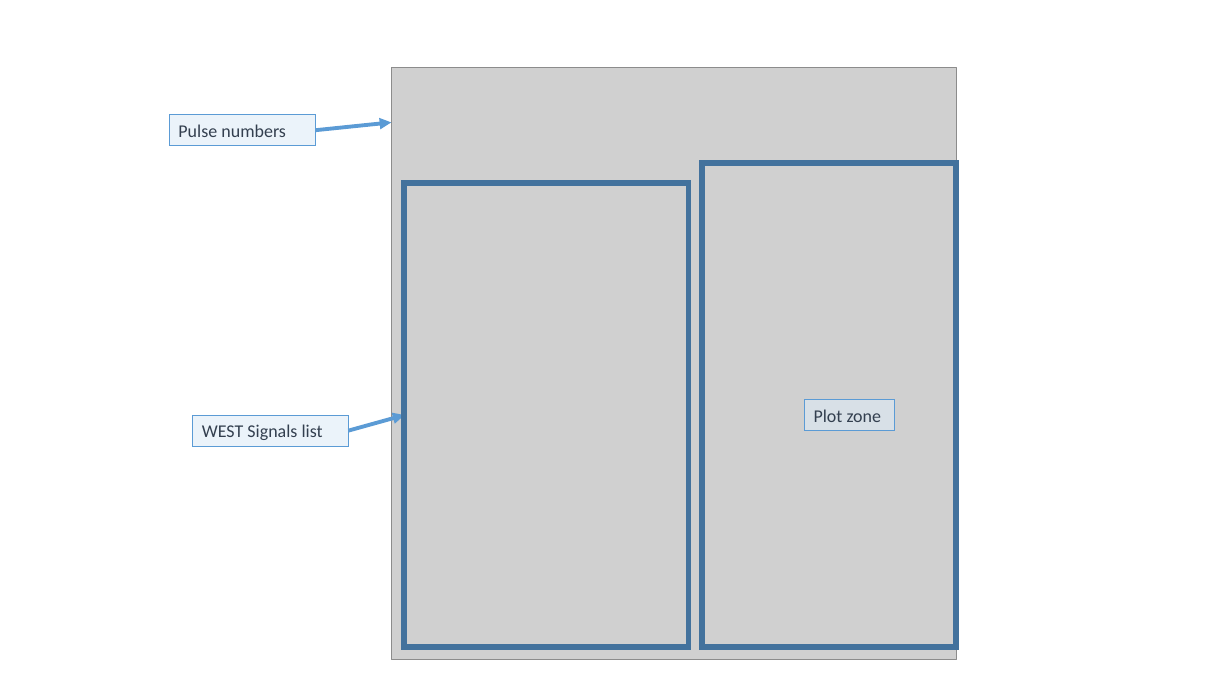
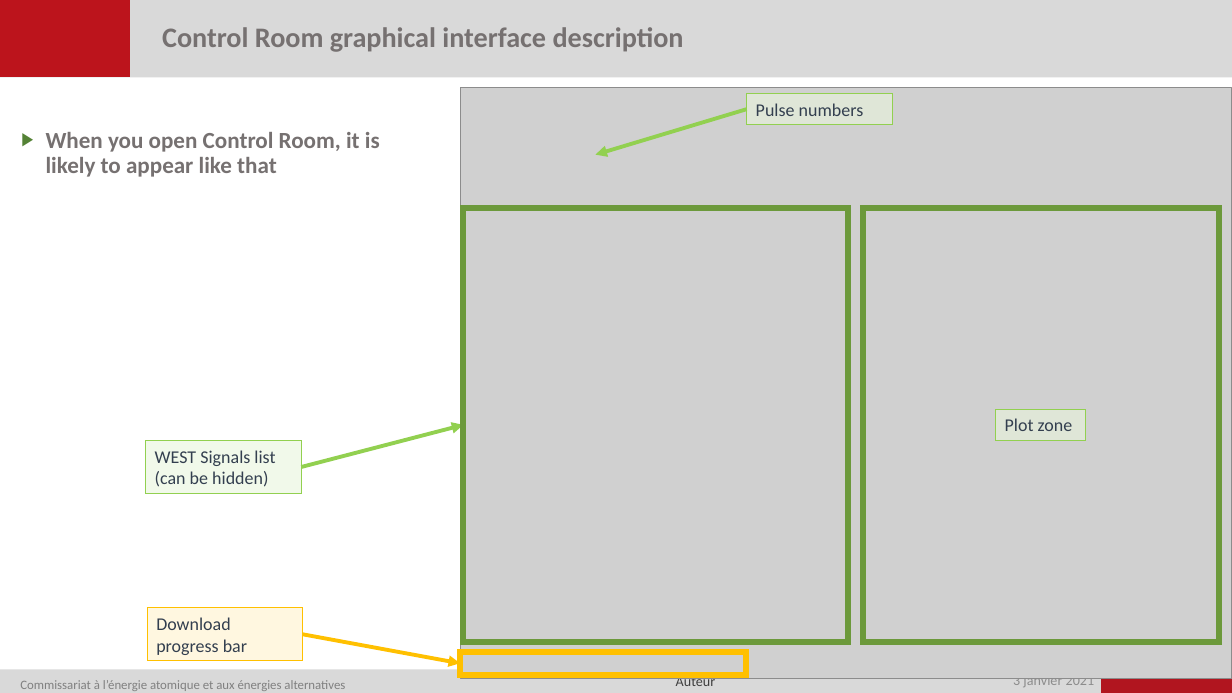
Before and after one commit to jhillairet/PPAT, a slide deck: slide 3 of doc/PPPAT_ControlRoom.pptx (slide 4 before the commit). Drawn at 1232x693 pixels with LibreOffice and Linux fonts; fonts in the diff are those of the drawing; grey boxes stand for pictures; background and template pictures are left out. Boxes give left, top, right and bottom in pixels: in the first picture for what was removed or moved away, otherwise in the second. Text is boxed around its words. In the diff, an @@ line names an element or a change of style, - is before the commit and + after.

Commit message:
Updated the Control Room presentation, added some examples of the daily use

```diff
--- a/doc/PPPAT_ControlRoom.pptx
+++ b/doc/PPPAT_ControlRoom.pptx
@@ rectangle added at <box>0,0,1232,78</box>, fill #D9D9D9 @@
@@ rectangle added at <box>0,0,130,77</box>, fill #BC141C, outline #BC141C 1 pt @@
@@ title added at <box>162,27,684,52</box>, 22 pt, text #767171, bold @@
+Control Room graphical interface description
@@ picture: place and size @@
-picture at <box>391,67,956,659</box>
+picture at <box>460,87,1232,678</box>
@@ arrow added from (747, 109) to (595, 154), #92D050 3 pt @@
@@ rectangle "Pulse numbers": place and size @@
-rectangle "Pulse numbers" at <box>169,115,315,146</box>
+rectangle "Pulse numbers" at <box>747,93,893,125</box>
@@ text added at <box>46,132,380,177</box>, 18 pt, text #767171, bold @@
+▶ When you open Control Room, it is likely to appear like that
@@ arrow removed from (315, 130) to (391, 122) @@
@@ rectangle removed at <box>701,163,956,647</box> @@
@@ rectangle: place and size @@
-rectangle at <box>405,183,689,647</box>
+rectangle at <box>463,208,848,642</box>
@@ rectangle at <box>463,208,848,642</box>: outline #43739E 4.5 pt to #6C9A3B 4.5 pt @@
@@ rectangle added at <box>863,208,1220,642</box>, outline #6C9A3B 4.5 pt @@
@@ arrow removed from (348, 431) to (405, 415) @@
@@ rectangle "Plot zone": place and size @@
-rectangle "Plot zone" at <box>805,399,895,431</box>
+rectangle "Plot zone" at <box>996,409,1086,441</box>
@@ fill #DEEBF7 at 60% opacity to #E9F6DC at 60% opacity; outline #5B9BD5 0.75 pt to #92D050 0.75 pt in 3 elements at <box>996,409,1086,441</box>, <box>747,93,893,125</box>, <box>146,441,301,494</box> @@
@@ rectangle "WEST Signals list": place and size @@
-rectangle "WEST Signals list" at <box>193,415,348,446</box>
+rectangle "WEST Signals list" at <box>146,441,301,494</box>
@@ arrow added from (301, 467) to (463, 425), #92D050 3 pt @@
@@ text in rectangle at <box>155,471,268,487</box>: paragraph added @@
+(can be hidden)
@@ rectangle added at <box>147,608,302,661</box>, fill #FFF2CC at 60% opacity, outline #FFC000 0.75 pt, 14 pt, text #333F50 @@
+Download progress bar
@@ arrow added from (303, 635) to (460, 664), #FFC000 3 pt @@
@@ rectangle added at <box>460,652,746,675</box>, outline #FFC000 4.5 pt @@
@@ rectangle added at <box>0,670,1232,693</box>, fill #D9D9D9 @@
@@ text added at <box>20,680,345,691</box>, 10 pt, text #808080 @@
+Commissariat à l’énergie atomique et aux énergies alternatives
@@ text added at <box>676,674,716,690</box>, 11 pt, text #3F3F3F @@
+Auteur
@@ text added at <box>1013,678,1095,687</box>, 11 pt, text #8C8C8C @@
+3 janvier 2021
@@ rectangle added at <box>1102,670,1232,693</box>, fill #B1151F @@
```
Also in this commit, not shown: 1 other slide changed, 16 slides added, 3 slides removed.
